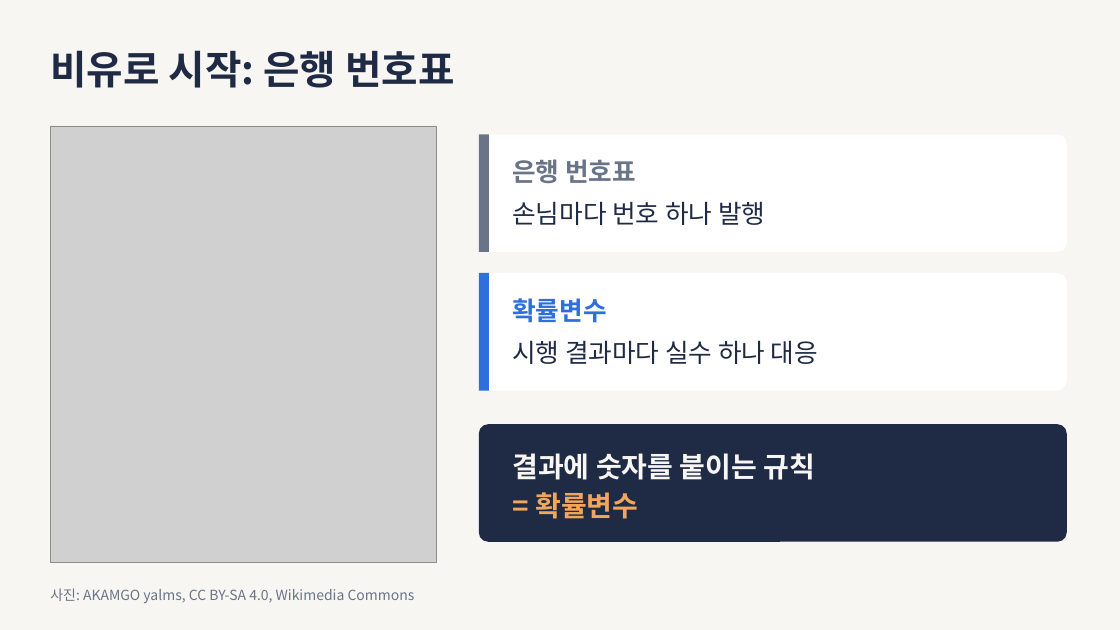
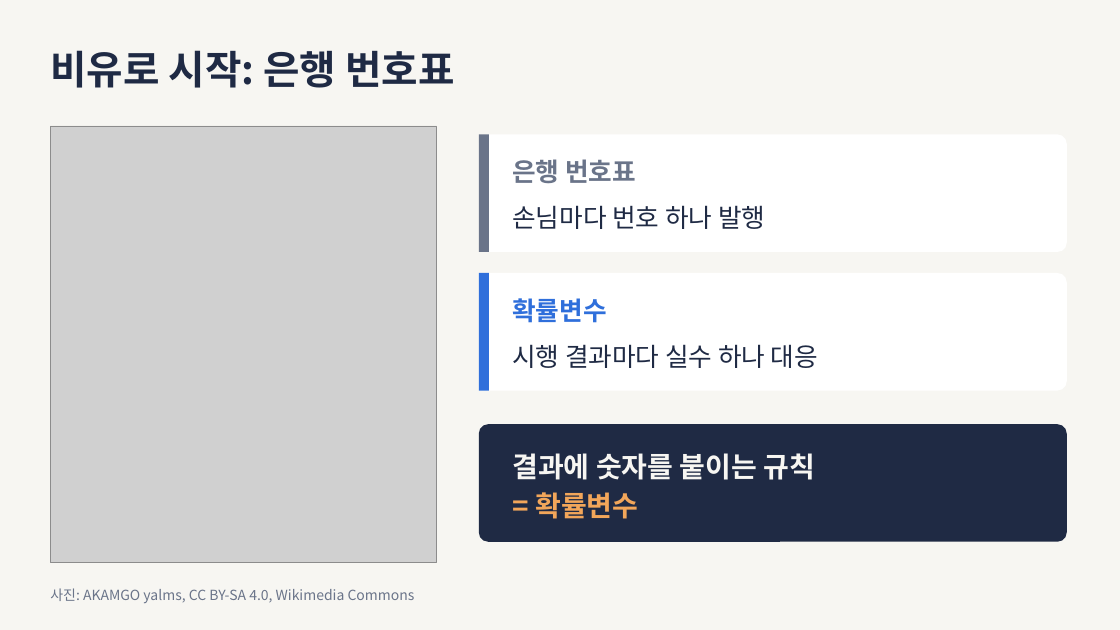
Before and after one commit to jeyoungpark12/prob-stats-lecture-slides, a slide deck: slide 4 of lectures/week01_도입/output/01_확률변수와_확률분포.pptx (slide 3 before the commit). Drawn at 1120x630 pixels with LibreOffice and Linux fonts; fonts in the diff are those of the drawing; grey boxes stand for pictures. Boxes give left, top, right and bottom in pixels: in the first picture for what was removed or moved away, otherwise in the second. Text is boxed around its words. In the diff, an @@ line names an element or a change of style, - is before the commit and + after.

```diff
--- a/lectures/week01_도입/output/01_확률변수와_확률분포.pptx
+++ b/lectures/week01_도입/output/01_확률변수와_확률분포.pptx
@@ text "손님마다 번호 하나 발행": place and size @@
-text "손님마다 번호 하나 발행" at box(512, 201, 765, 225)
+text "손님마다 번호 하나 발행" at box(512, 205, 765, 229)
@@ text "시행 결과마다 실수 하나 대응": place and size @@
-text "시행 결과마다 실수 하나 대응" at box(512, 340, 818, 364)
+text "시행 결과마다 실수 하나 대응" at box(512, 344, 818, 368)
```
Also in this commit, not shown: 4 other slides changed, 2 slides added, 36 other files.
